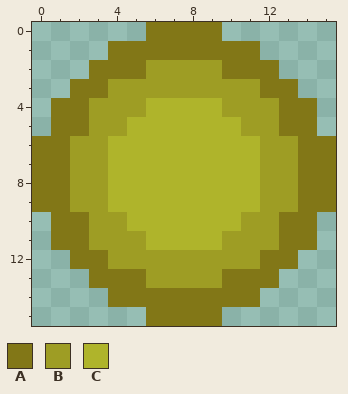
Pixel-art file, stored at Assets/Arts/NPCAndPlayer/Player/Weapon/LightWand/LightBullet.aseprite. The first picture shows the starting point.
64x64 pixels, 1 frame. The old version is drawn lined up with the new one, on the new canvas.
Palette (. is transparent): A #827717  B #9e9d24  C #afb42b
Pixels before, first column x 0:
 0 ......AAAA......
 1 ....AAAAAAAA....
 2 ...AAABBBBAAA...
 3 ..AABBBBBBBBAA..
 4 .AABBBCCCCBBBAA.
 5 .AABBCCCCCCBBAA.
 6 AABBCCCCCCCCBBAA
 7 AABBCCCCCCCCBBAA
 8 AABBCCCCCCCCBBAA
 9 AABBCCCCCCCCBBAA
10 .AABBCCCCCCBBAA.
11 .AABBBCCCCBBBAA.
12 ..AABBBBBBBBAA..
13 ...AAABBBBAAA...
14 ....AAAAAAAA....
15 ......AAAA......
After the commit:
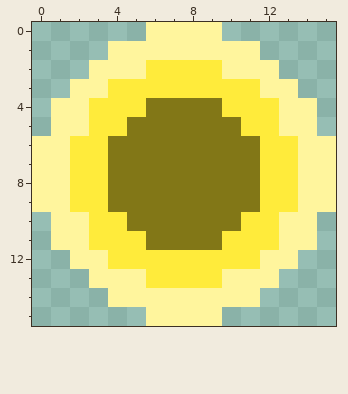
Diff:
canvas 64x64 -> 16x16, the old top-left corner now at -16,-32 (the part of the old canvas that was cut away was empty and is not shown)
colour A: #827717 -> #fff59d
colour B: #9e9d24 -> #ffeb3b
colour C: #afb42b -> #827717
Where, in picture pixels (left, top, right, bottom), the same in both pictures:
changed: (32, 22, 336, 326)
